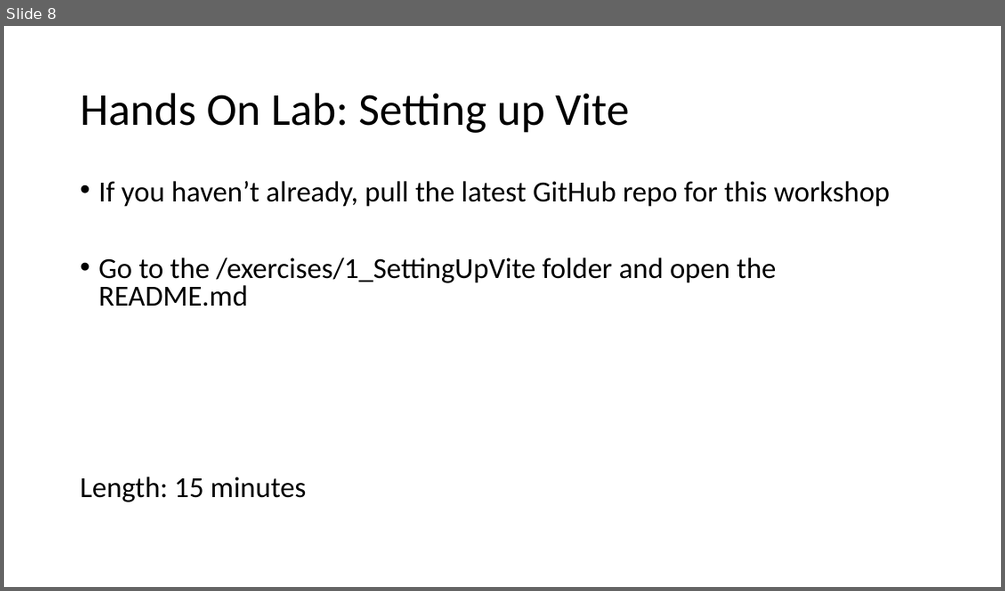
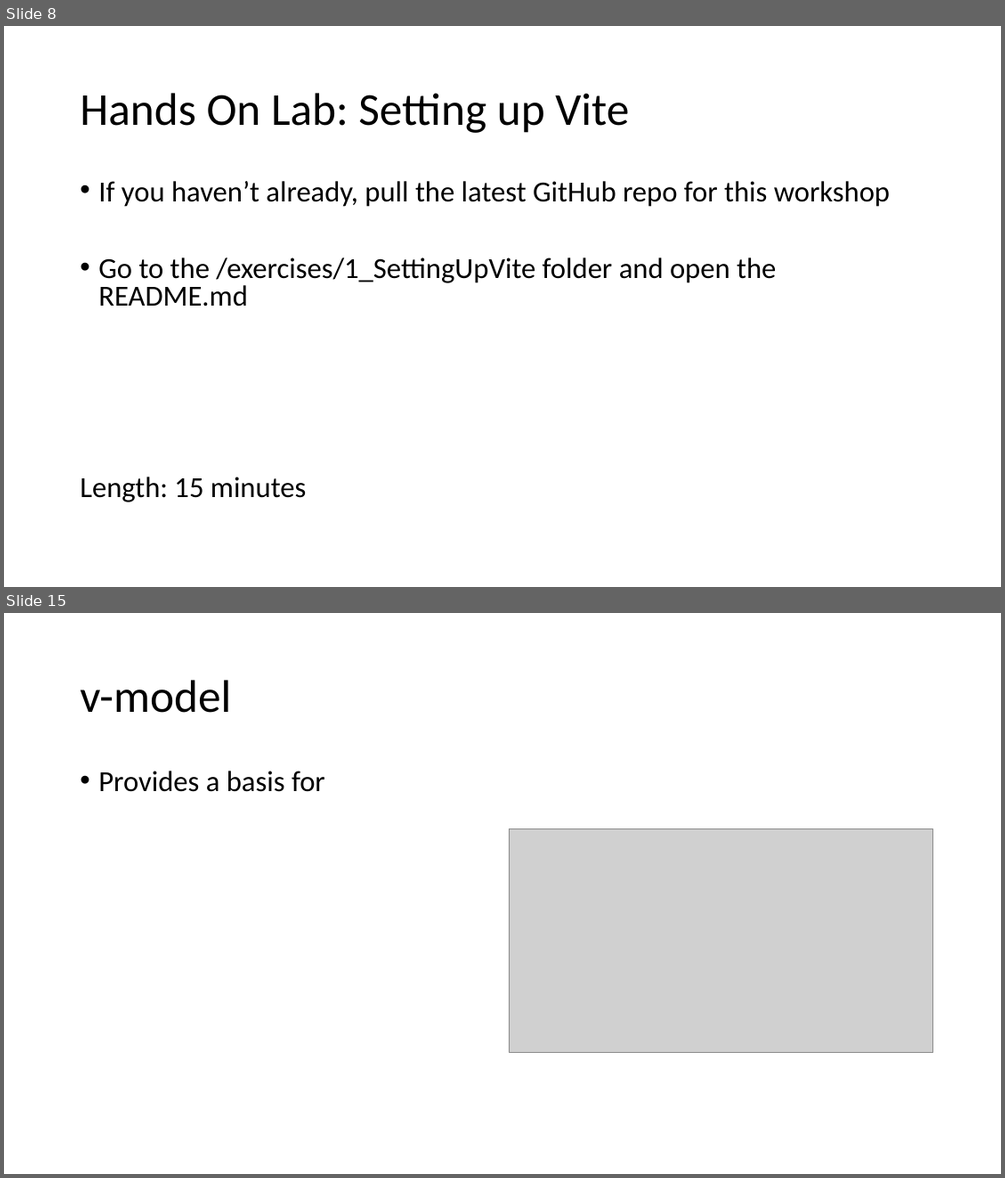
Before and after one commit to 1kevgriff/Workshop-SPA-with-ASPNETCORE-VueJS, a slide deck: Slides/2_VueJS.pptx. Shown one above the other, each under a label of ours: slide 8 before the commit, slides 8 and 15 after it; the slides between them are not shown. The pictures are 1005x591 and 1005x1178 pixels, drawn with LibreOffice and Linux fonts; fonts in the diff are those of the drawing; grey boxes stand for pictures. Boxes give left, top, right and bottom in pixels: in the first picture for what was removed or moved away, otherwise in the second. Text is boxed around its words. In the diff, an @@ line names an element or a change of style, - is before the commit and + after.

```diff
--- a/Slides/2_VueJS.pptx
+++ b/Slides/2_VueJS.pptx
@@ slide 15 added at box(4, 613, 1001, 1174), background #FFFFFF @@
@@ title added at box(80, 680, 231, 713), 44 pt, text #000000 @@
+v-model
@@ text added at box(98, 771, 325, 792), 28 pt, text #000000 @@
+• Provides a basis for
@@ picture added at box(509, 828, 933, 1052) @@
```
Also in this commit, not shown: 1 slide changed, 12 other slides added, 22 other files.
